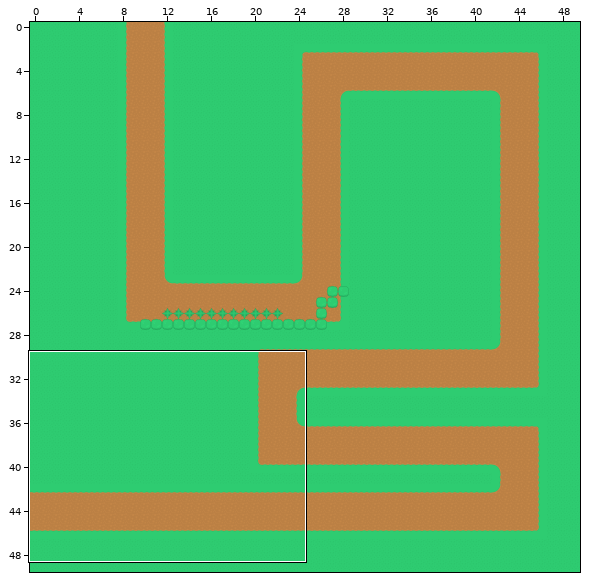
Tiled map, stored at core/assets/Map_test.tmx. Above: a wide view before the commit, with the close-up outlined.
Close-up. Old version:
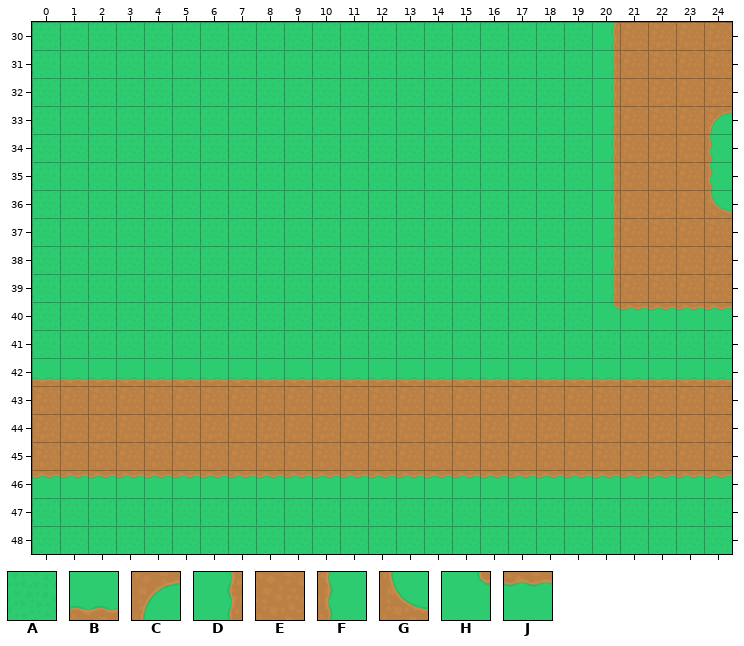
Cells are 64x64 px. Shown: x 0..24, y 30..48. The commit also changed other parts of the map, which this record leaves out.
Key: from "towerDefense_tilesheet": A 24, B 70, C 72, D 92, E 93, F 94, G 95, H 115, J 116.
_ is an empty cell.
Layers that did not change in this view are not listed.
Layer "Tile Layer 1" before, first column x 0:
30 AAAAAAAAAAAAAAAAAAAADEEEE
31 AAAAAAAAAAAAAAAAAAAADEEEE
32 AAAAAAAAAAAAAAAAAAAADEEEE
33 AAAAAAAAAAAAAAAAAAAADEEEC
34 AAAAAAAAAAAAAAAAAAAADEEEF
35 AAAAAAAAAAAAAAAAAAAADEEEF
36 AAAAAAAAAAAAAAAAAAAADEEEG
37 AAAAAAAAAAAAAAAAAAAADEEEE
38 AAAAAAAAAAAAAAAAAAAADEEEE
39 AAAAAAAAAAAAAAAAAAAADEEEE
40 AAAAAAAAAAAAAAAAAAAAHJJJJ
41 AAAAAAAAAAAAAAAAAAAAAAAAA
42 BBBBBBBBBBBBBBBBBBBBBBBBB
43 EEEEEEEEEEEEEEEEEEEEEEEEE
44 EEEEEEEEEEEEEEEEEEEEEEEEE
45 EEEEEEEEEEEEEEEEEEEEEEEEE
46 JJJJJJJJJJJJJJJJJJJJJJJJJ
47 AAAAAAAAAAAAAAAAAAAAAAAAA
48 AAAAAAAAAAAAAAAAAAAAAAAAA
The same view after the edit:
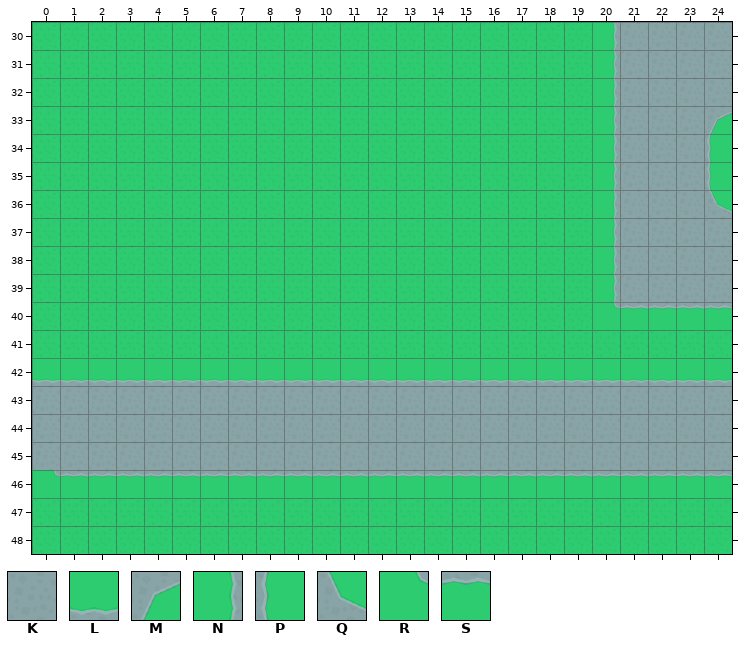
Further tiles: from "towerDefense_tilesheet": K 34, L 80, M 82, N 102, P 104, Q 105, R 125, S 126.
From old to new:
{"where": "layer \"Tile Layer 1\""}
{"y":30,"x":20,"old":"DEEEE","new":"NKKKK"}
{"y":31,"x":20,"old":"DEEEE","new":"NKKKK"}
{"y":32,"x":20,"old":"DEEEE","new":"NKKKK"}
{"y":33,"x":20,"old":"DEEEC","new":"NKKKM"}
{"y":34,"x":20,"old":"DEEEF","new":"NKKKP"}
{"y":35,"x":20,"old":"DEEEF","new":"NKKKP"}
{"y":36,"x":20,"old":"DEEEG","new":"NKKKQ"}
{"y":37,"x":20,"old":"DEEEE","new":"NKKKK"}
{"y":38,"x":20,"old":"DEEEE","new":"NKKKK"}
{"y":39,"x":20,"old":"DEEEE","new":"NKKKK"}
{"y":40,"x":20,"old":"HJJJJ","new":"RSSSS"}
{"y":42,"x":0,"old":"BBBBBBBBBBBBBBBBBBBBBBBBB","new":"LLLLLLLLLLLLLLLLLLLLLLLLL"}
{"y":43,"x":0,"old":"EEEEEEEEEEEEEEEEEEEEEEEEE","new":"KKKKKKKKKKKKKKKKKKKKKKKKK"}
{"y":44,"x":0,"old":"EEEEEEEEEEEEEEEEEEEEEEEEE","new":"KKKKKKKKKKKKKKKKKKKKKKKKK"}
{"y":45,"x":0,"old":"EEEEEEEEEEEEEEEEEEEEEEEEE","new":"KKKKKKKKKKKKKKKKKKKKKKKKK"}
{"y":46,"x":0,"old":"JJJJJJJJJJJJJJJJJJJJJJJJJ","new":"RSSSSSSSSSSSSSSSSSSSSSSSS"}
{"label":"changed","picture_box":[611,22,732,311]}
{"label":"changed","picture_box":[32,378,732,479]}
